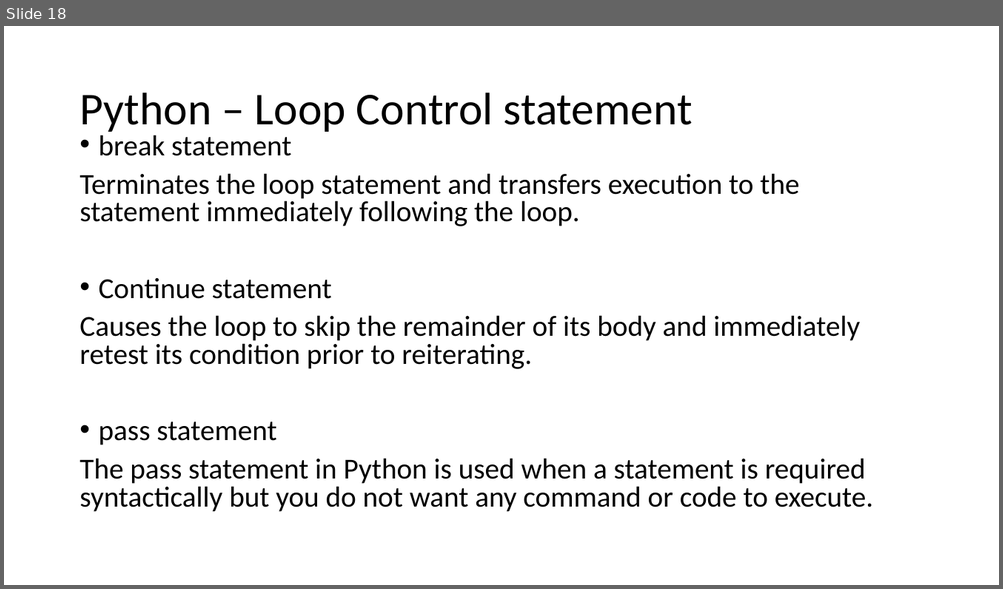
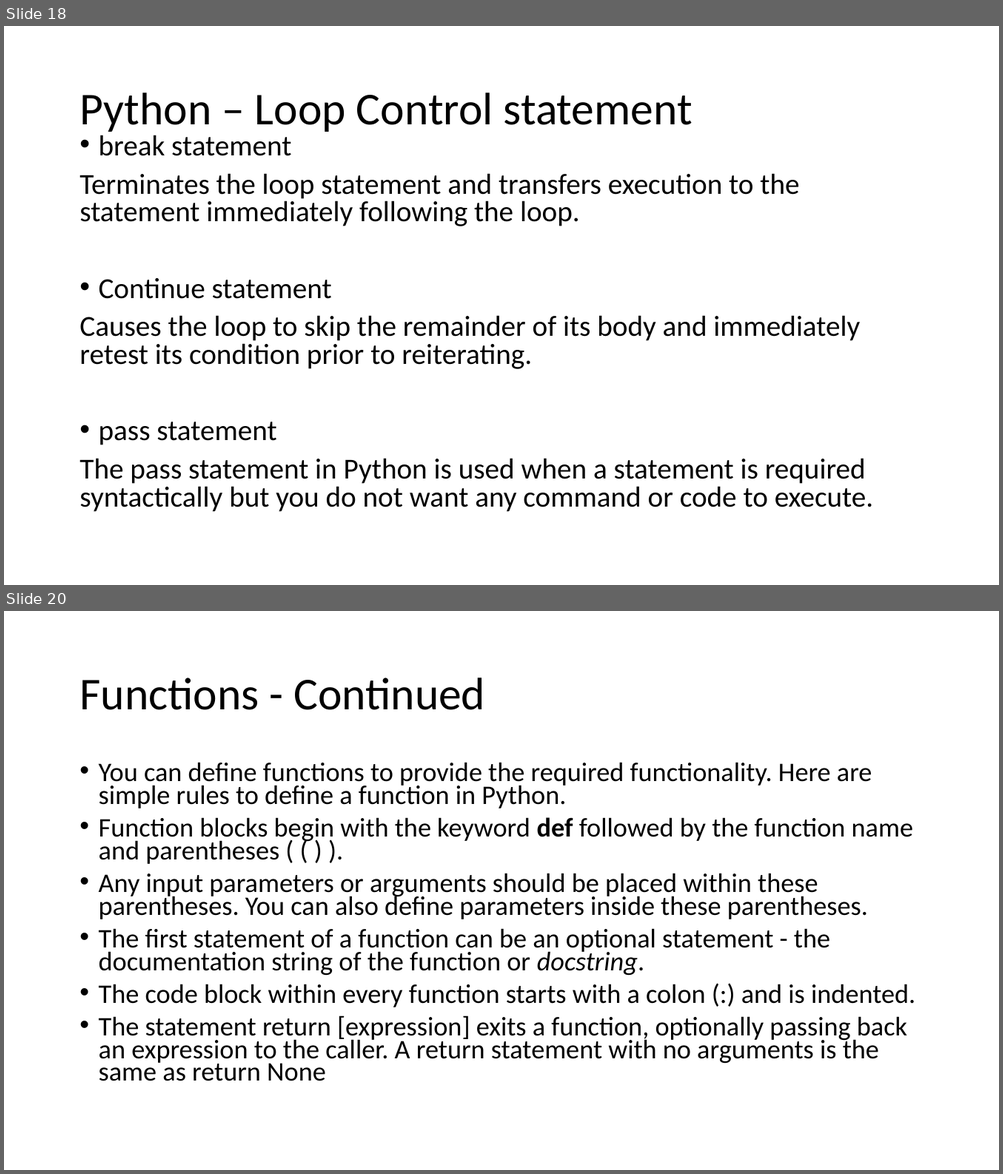
Before and after one commit to bhajojo/PythonTraining, a slide deck: Day_3_Training.pptx. Shown one above the other, each under a label of ours: slide 18 before the commit, slides 18 and 20 after it; the slides between them are not shown. The pictures are 1003x589 and 1003x1174 pixels, drawn with LibreOffice and Linux fonts; fonts in the diff are those of the drawing. Boxes give left, top, right and bottom in pixels: in the first picture for what was removed or moved away, otherwise in the second. Text is boxed around its words. In the diff, an @@ line names an element or a change of style, - is before the commit and + after.

```diff
--- a/Day_3_Training.pptx
+++ b/Day_3_Training.pptx
@@ slide 20 added at bbox=[4, 611, 999, 1170], background #FFFFFF @@
@@ title added at bbox=[79, 678, 485, 710], 44 pt, text #000000 @@
+Functions - Continued
@@ text added at bbox=[99, 762, 915, 1082], 25.9 pt, text #000000 @@
+• You can define functions to provide the required functionality. Here are simple rules to define a function in Python.
+• Function blocks begin with the keyword def followed by the function name and parentheses ( ( ) ).
+• Any input parameters or arguments should be placed within these parentheses. You can also define parameters inside these parentheses.
+• The first statement of a function can be an optional statement - the documentation string of the function or docstring.
+• The code block within every function starts with a colon (:) and is indented.
+• The statement return [expression] exits a function, optionally passing back an expression to the caller. A return statement with no arguments is the same as return None
```
Also in this commit, not shown: 3 other slides added, 2 slides removed, 10 other files.
